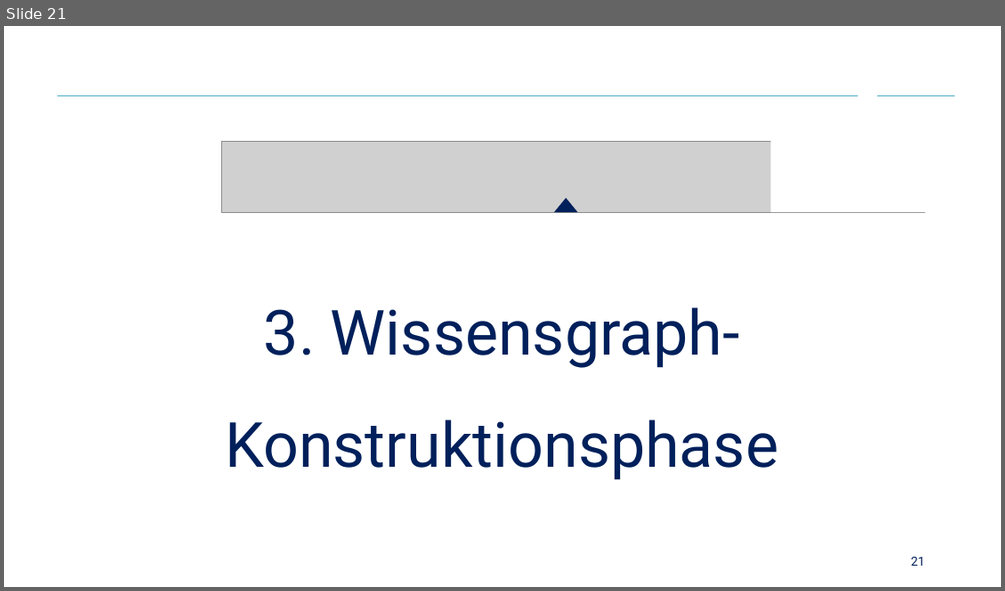
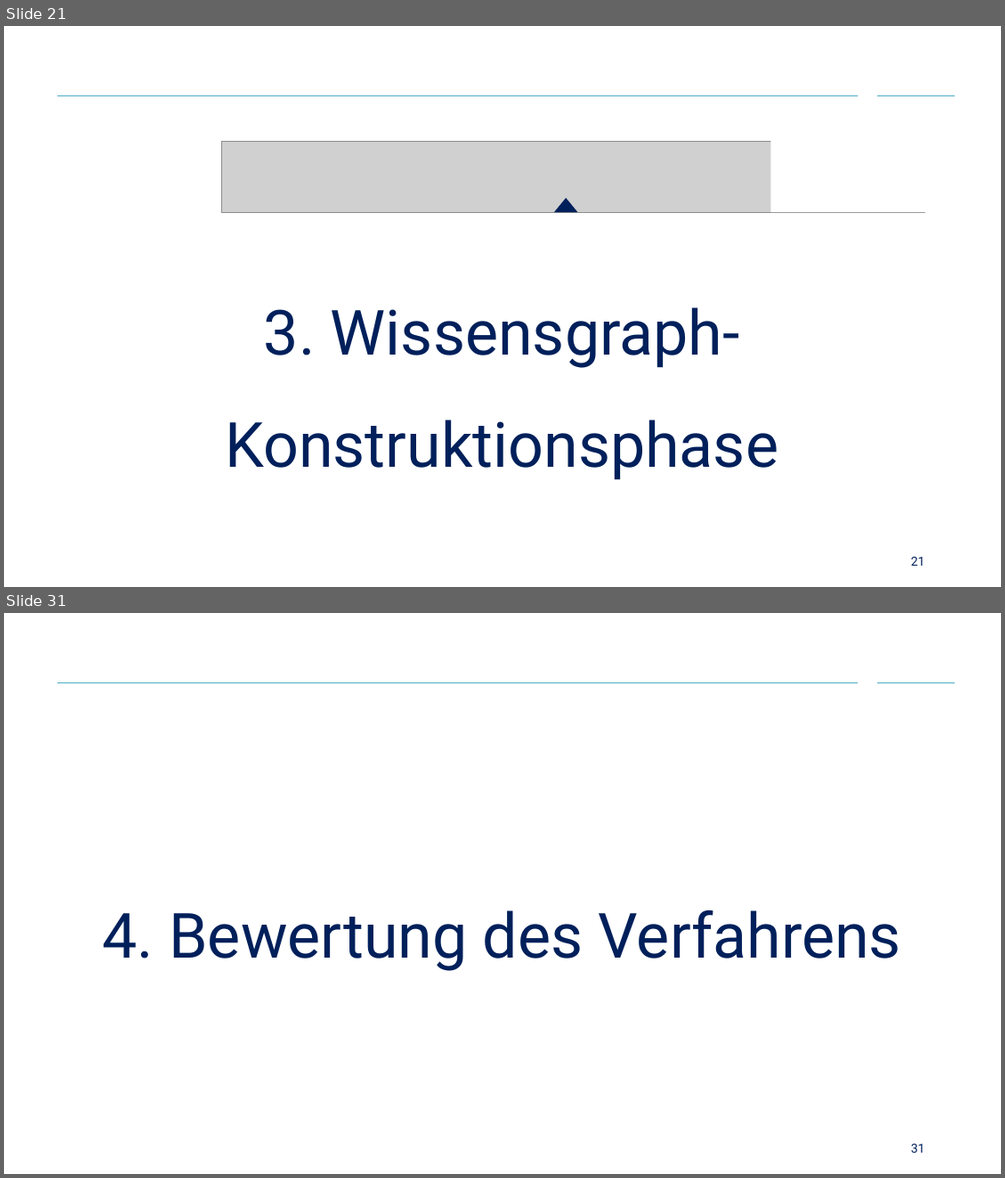
Before and after one commit to Cortys/bachelor-thesis, a slide deck: presentation/presentation.pptx. Shown one above the other, each under a label of ours: slide 21 before the commit, slides 21 and 31 after it; the slides between them are not shown. The pictures are 1005x591 and 1005x1178 pixels, drawn with LibreOffice and Linux fonts; fonts in the diff are those of the drawing; grey boxes stand for pictures; background and template pictures are left out. Boxes give left, top, right and bottom in pixels: in the first picture for what was removed or moved away, otherwise in the second. Text is boxed around its words. In the diff, an @@ line names an element or a change of style, - is before the commit and + after.

```diff
--- a/presentation/presentation.pptx
+++ b/presentation/presentation.pptx
@@ slide 31 added at (x1=4, y1=613, x2=1001, y2=1174), background #FFFFFF; not listed: 2 template elements that a slide beside it also shows @@
@@ title added at (x1=102, y1=909, x2=901, y2=971), 60 pt, text #00205B @@
+4. Bewertung des Verfahrens
@@ page number added at (x1=911, y1=1143, x2=925, y2=1152), 12 pt, text #00205B @@
+31
```
Also in this commit, not shown: 2 slides changed, 15 other slides added, 13 other files.
